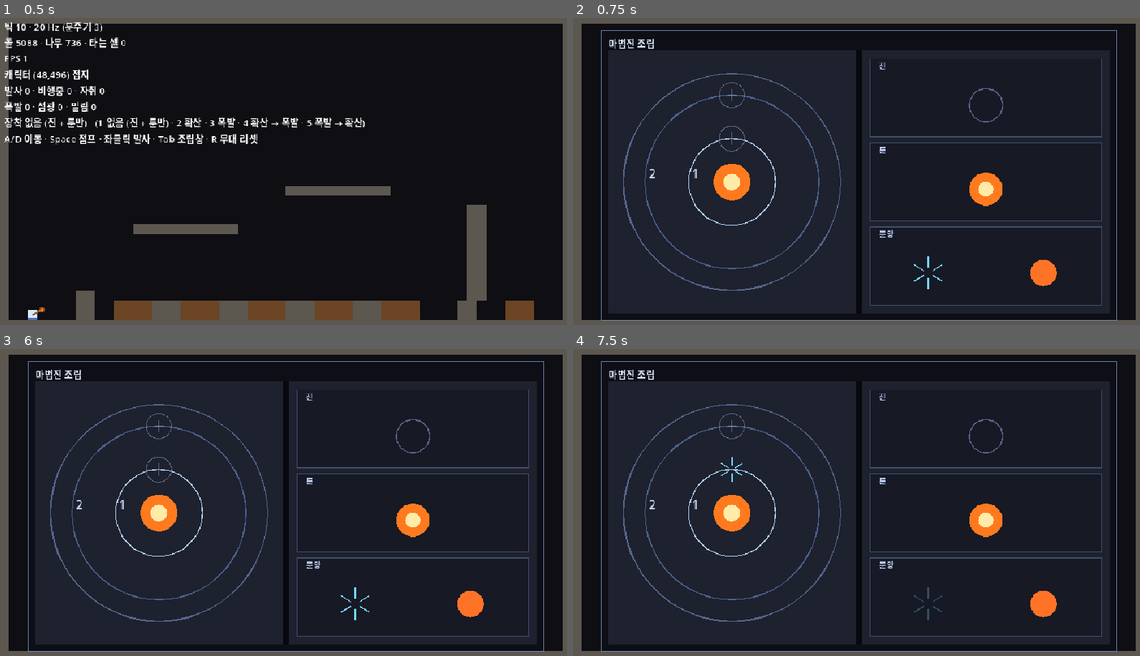
Above: before the commit, frames 1-4 (two rows, left to right).
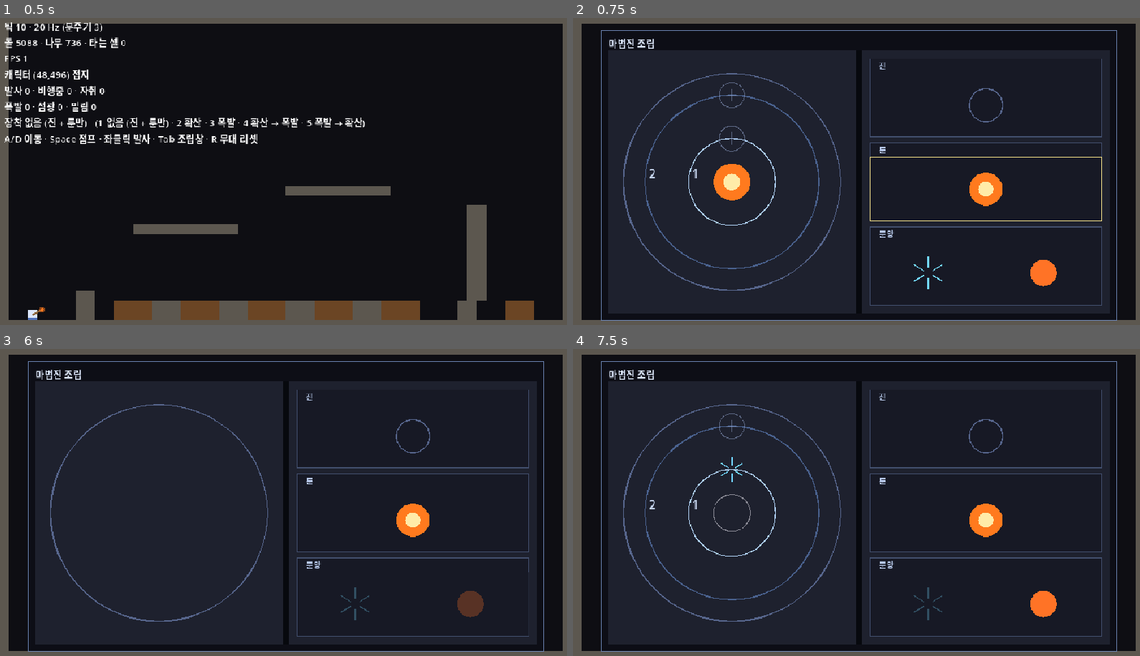
Above: after the commit, the same moments.

Repository: djgnfj-svg/tockbon
Game: Godot game, scene res://src/stage/stage.tscn
Two runs of this game, one before a commit and one after it. Both use one fixed random seed, a clock stepped at 60 frames per second and the inputs below.
Inputs (mouse positions are in pixels of both pictures, inside the frame that each line leads up to):
- Up to frame 1 (0.5 s): no input
- Up to frame 2 (0.75 s): tap Enter at 0.5 s; move the mouse to (986, 159) at 0.52 s; hold D (move_right) from 0.53 s (still down); hold Tab (toggle_assembly) from 0.53 s (still down); click (986, 159) at 0.67 s
- Up to frame 3 (6 s): tap Space (jump) at 0.77, 1.25, 2.75, 3.77, 4.25 s; release D (move_right) at 1.25 s; release Tab (toggle_assembly) at 1.25 s; drag from (283, 505) to (255, 570) at 1.27 s; tap Enter at 2, 3.5 s; move the mouse to (345, 434) at 2.02 s; hold D (move_right) 2.03-2.75 s; hold Ctrl 2.03-2.75 s; drag from (255, 570) to (113, 459) at 2.77 s; move the mouse to (459, 554) at 3.52 s; hold A (move_left) 3.53-4.25 s; tap Alt at 3.6 s; drag from (113, 459) to (198, 425) at 4.27 s; move the mouse to (311, 505) at 5.02 s; hold A (move_left) 5.03-5.75 s; tap Keypad Enter at 5.1 s; click (311, 505) at 5.17 s; drag from (198, 425) to (170, 523) at 5.77 s
- Up to frame 4 (7.5 s): move the mouse to (986, 490) at 6.52 s; hold D (move_right) 6.53-7.25 s; tap 2 at 6.6 s; tap Space (jump) at 6.77 s; drag from (743, 523) to (828, 570) at 7.27 s

Frame 1 is identical in both runs. In frame 2, 0.2% of the frame differs, in the area x 52-94%, y 45-67%; in frame 3, 1.6%, in the area x 12-94%, y 20-94%; in frame 4, 0.6%.

Commit message:
spell: 진·룬도 놓고 뺀다 (단계 5)
「그려지는데 안 눌린다」를 닫았다. 팔레트가 이미 「종류 × 항목」이라
목록은 한 줄도 안 늘었고 클릭 쪽만 열었다.

놓기·빼기 규칙이 _place_or_clear() 한 곳에 있다. 세 종류가 같은 길을
지난다 — 종류마다 적으면 「문양은 빼지는데 룬은 안 빠진다」가 된다.
슬롯은 층 → 룬 → 진 순으로 본다. 진 슬롯이 테두리 안 전체라 안쪽
것을 먼저 안 보면 다 먹는다.

frame_has_point() 는 진이 없어도 참이다. 아니면 진을 뺀 사용자가 갇힌다.

apply_preset(진, 룬, 문양) 으로 순서를 함수 안에 가뒀다. 시작 상태와
프리셋이 DEFAULT_CIRCLE·DEFAULT_RUNE 두 상수에서만 나온다.

🔴 그런데 그 순서 계약이 무방비였다. 문양 → 진으로 뒤집어도 프리셋
검사 스물이 전부 초록이었다 — 기존 검사가 전부 set_from_packed 만
부르고 apply_preset 을 한 번도 안 불렀고, 진이 그대로면 set_circle 이
no-op 이라 순서가 뒤집혀도 차이가 없다. 진을 뺀 상태에서 재야 드러난다.
그 검사가 「진을 뺀 사용자가 안 갇힌다」를 재는 자리이기도 하다.

빈 룬 경고(§3.5 셋째 장치)는 코드가 이미 있었고 이제 도달할 수 있다.
총구가 꺼질 때와 같은 회색이라 두 화면이 같은 말을 하고, 빈 층(+ 초대)
과는 뜻이 달라서 그림도 다르다.

DEFS ↔ ALL 집합 검사를 net_tables 에 셋 넣었다. DEFS 에 넣고 ALL 에
안 넣으면 순회에서 빠지는데 에러가 하나도 안 난다. 개수만 재면 못
잡는다 — 하나 빼고 하나 더하면 크기가 같다.

「다섯 곳」 주석을 「파일 둘」로 고쳤다. 줄 수를 파일 수 계약에 맞댄
것이 실수였다. 남길 하나는 그림이 다른 파일이라 제일 빠뜨리기 쉽다는
것이다 — 표만 늘리면 팔레트에 자리는 잡는데 아무것도 안 그려진다.

Co-Authored-By: Claude Opus 5 (1M context) <noreply@anthropic.com>
Claude-Session: https://claude.ai/code/session_01AMkXmt1W5qq92K4dVZ4xVs

Diff:
--- a/src/actor/spell_circle.gd
+++ b/src/actor/spell_circle.gd
@@ -41,6 +41,12 @@
 ## 🔴 그물이 **`ELEM_ALL` 안에 이 값이 없다**를 잰다 — 그 한 줄이 위 함정을 계약으로 못박는다.
 const RUNE_EMPTY := -1
 
+## 🔴🔴 **기본 지급**(GDD 「기본 지급 진: 동그라미, 2층」).
+##  **시작 상태와 프리셋이 이 둘에서만 나온다** — 두 곳에 적으면 갈라지고,
+##  그때 「새로 켜면 불인데 키 1을 누르면 다른 룬」 같은 것이 **에러 없이** 생긴다.
+const DEFAULT_CIRCLE := CircleDefs.CIRCLE_ROUND
+const DEFAULT_RUNE := Tuning.ELEM_FIRE
+
 var _circle_id := CircleDefs.CIRCLE_NONE
 ## 안쪽이 0번(= 1층)이다. `GLYPH_NONE` = 빈 층.
 var _layers: Array[int] = []
@@ -48,12 +54,12 @@
 var _runes: Array[int] = []
 
 
-func _init(circle_id: int = CircleDefs.CIRCLE_ROUND) -> void:
+func _init(circle_id: int = DEFAULT_CIRCLE) -> void:
 	set_circle(circle_id)
-	# 🔴 **시작 상태는 진·룬이 채워져 있다**(GDD 「기본 지급 진: 동그라미, 2층」).
-	#  ⚠ 빈 룬으로 켜지면 게임이 「못 쏘는」 상태로 시작하고, 그건 고장으로 읽힌다.
+	# 🔴 **시작 상태는 진·룬이 채워져 있다.** ⚠ 빈 룬으로 켜지면 게임이 「못 쏘는」 상태로
+	#  시작하고, 그건 고장으로 읽힌다.
 	for slot in _runes.size():
-		set_rune(slot, Tuning.ELEM_FIRE)
+		set_rune(slot, DEFAULT_RUNE)
 
 
 func circle_id() -> int:
@@ -235,6 +241,29 @@
 	return Glyph.pack(glyph_list())
 
 
+## 🔴🔴 **프리셋 — 진·룬·문양을 한 번에 놓는다. 순서가 이 함수 안에 갇힌다.**
+##
+## ```
+## 진 → 룬 → 문양      ← 🔴 이 순서여야 한다
+## ```
+##
+## ⚠ **뒤집으면 문양을 채운 뒤 진이 그걸 비운다**(`set_circle`이 층을 전부 비운다).
+##  **에러가 하나도 안 난다** — 키를 눌렀는데 문양이 없는 마법진이 된다.
+## 🔴 그래서 호출부가 순서를 아는 대신 **여기 한 곳에 가둔다.** 호출부마다 세 줄을 적게 두면
+##  그중 하나가 반드시 틀린다.
+##
+## ⚠ **디버그 키가 진·룬까지 놓는 이유**: 진을 뺀 사용자가 **갇히지 않게** 하려고다.
+##  프리셋이 문양만 놓으면 진이 없을 때 키 다섯이 전부 죽고 빠져나올 길이 조립창뿐이다.
+##  ⇒ 진까지 놓으면 **키 1이 곧 조립 리셋**이 된다.
+## ⚠ 룬을 **모든 자리에 같은 것으로** 채운다 — 룬이 1종이라 지금은 뜻이 하나다.
+##  🔴 룬이 여러 종이 되는 날 프리셋이 룬 **목록**을 받아야 한다.
+func apply_preset(circle_id: int, rune_id: int, packed: int) -> bool:
+	set_circle(circle_id)
+	for slot in _runes.size():
+		set_rune(slot, rune_id)
+	return set_from_packed(packed)
+
+
 ## 🔴🔴 **디버그 키가 들어오는 문이다.** 앞 층부터 조밀하게 채운다 —
 ##  키 3(폭발 하나)이면 1층 폭발 · 2층 빈칸이다. 🔴 왕복이 계약이다:
 ##  `set_from_packed(g)` 뒤 `packed_glyphs() == g`.
--- a/src/stage/stage.gd
+++ b/src/stage/stage.gd
@@ -221,7 +221,14 @@
 		return
 	var list: Array[int] = []
 	list.assign(LOADOUTS[n])
-	_circle.set_from_packed(Glyph.pack(list))
+	# 🔴🔴 **프리셋이 진·룬까지 놓는다.** 문양만 놓으면 진을 뺀 사용자가 **갇힌다** —
+	#  키 다섯이 전부 죽고 빠져나올 길이 조립창 하나뿐이다.
+	#  ⇒ 진까지 놓으므로 **키 1이 곧 조립 리셋**이다.
+	# ⚠ 순서(진 → 룬 → 문양)는 `apply_preset` **안에** 갇혀 있다. 여기서 세 줄로 풀면
+	#  뒤집는 날 문양이 조용히 사라진다.
+	# 🔴 표(`LOADOUTS`)를 안 넓혔다 — 진·룬은 **기본 지급 상수 둘**에서 나온다.
+	_circle.apply_preset(
+		SpellCircle.DEFAULT_CIRCLE, SpellCircle.DEFAULT_RUNE, Glyph.pack(list))
 
 
 func _enqueue(cmd: Dictionary) -> void:
--- a/src/view/circle_layout.gd
+++ b/src/view/circle_layout.gd
@@ -44,6 +44,13 @@
 ## 진 테두리. 진이 없어도 **자리는 있다** — 그게 「빈 슬롯」이다.
 static func frame(area: Rect2) -> Dictionary:
 	return {"center": _center(area), "radius": _radius(area)}
+
+
+## 진 슬롯을 눌렀나. 🔴 **테두리 안 전체가 진의 자리다** — 층·룬 자리를 뺀 나머지고,
+##  그 우선순위는 호출부가 정한다(안쪽 것을 먼저 본다).
+## ⚠ **진이 없어도 참이다.** 그래야 진을 뺀 사용자가 다시 놓을 수 있다 — 아니면 **갇힌다.**
+static func frame_has_point(area: Rect2, p: Vector2) -> bool:
+	return p.distance_to(_center(area)) <= _radius(area)
 
 
 # ─── 룬 축 ────────────────────────────────────────────────────────
--- a/src/view/circle_window.gd
+++ b/src/view/circle_window.gd
@@ -31,16 +31,19 @@
 const Palette := preload("res://src/view/palette_layout.gd")
 const Glyph := preload("res://src/sim/glyph_defs.gd")
 const SpellCircle := preload("res://src/actor/spell_circle.gd")
+## 🔴 진을 **빼는** 값이 여기서 온다 — 창이 `0`을 박으면 예약값이 두 곳이 된다.
+const CircleDefs := preload("res://src/sim/circle_defs.gd")
 
 ## 🔴🔴 **사본이 아니라 참조다** — 총구와 **같은 것**을 읽는다(계획 §1의 단일 소스).
 ##  디버그 키 4↔5를 누르면 그림이 뒤집히는 것이 그 증거고, 사본을 두면 그 증거가 사라진다.
 ## ⚠ **읽기만 한다.** 이 단계는 **클릭으로 못 놓는다**(단계 4).
 var _circle: SpellCircle = null
 
-## 지금 고른 팔레트 항목. `GLYPH_NONE`이면 아무것도 안 골랐다.
-## ⚠ **문양만 고른다** — 진·룬을 놓고 빼는 것은 단계 5다. 그래서 종류를 안 들고 문양 id만 든다.
-##  🔴 종류가 늘면 여기가 `{kind, item}` 이 된다. 그때 이 한 줄이 바뀐다.
-var _picked := Glyph.GLYPH_NONE
+## 지금 고른 팔레트 항목. `_picked_kind < 0`이면 아무것도 안 골랐다.
+## 🔴 **종류까지 든다** — 진·룬·문양 셋이 다 골라지므로 항목 id만으로는 무엇인지 모른다.
+##  ⚠ 딕셔너리가 아니라 정수 둘인 이유: 키 오타가 원리적으로 없고 할당도 없다.
+var _picked_kind := -1
+var _picked_item := -1
 
 
 func setup(circle: SpellCircle) -> void:
@@ -68,8 +71,8 @@
 func toggle() -> void:
 	visible = not visible
 	# ⚠ 닫을 때 고른 것을 놓는다 — 안 놓으면 다시 열었을 때 **아무도 안 고른 줄 아는데**
-	#  다음 슬롯 클릭이 옛 문양을 놓는다.
-	_picked = Glyph.GLYPH_NONE
+	#  다음 슬롯 클릭이 옛 항목을 놓는다.
+	_clear_pick()
 
 
 # ══════════════════════════════════════════════════════════════════
@@ -106,47 +109,80 @@
 
 
 ## 팔레트에서 고른다. 같은 것을 다시 누르면 고르기를 놓는다.
-## ⚠ **문양만이다** — 진·룬 칸은 그려지지만 아직 안 골라진다(단계 5).
 func _click_palette(pal: Rect2, local: Vector2) -> void:
 	var hit := Palette.item_at(pal.size, local)
 	if hit.is_empty():
 		return
-	if int(hit["kind"]) != Palette.KIND_GLYPH:
-		return
-	var id := int(hit["item"])
+	var kind := int(hit["kind"])
+	var item := int(hit["item"])
 	# 🔴🔴 **못 놓는 것은 애초에 안 골라진다.** 골라지고 나서 슬롯이 안 받으면
 	#  「눌렀는데 아무 일도 안 난다」가 되고 그게 고장으로 읽힌다(기획).
-	if not _can_pick(id):
-		return
-	_picked = Glyph.GLYPH_NONE if _picked == id else id
+	if not _can_pick(kind, item):
+		return
+	if _picked_kind == kind and _picked_item == item:
+		_clear_pick()
+		return
+	_picked_kind = kind
+	_picked_item = item
 
 
 ## 슬롯을 누른다. 🔴 고른 게 있으면 **놓고**, 없으면 **뺀다**(계획 §9-1).
-## ⚠ 규칙이 하나여야 한다 — 종류마다 다르면 배울 게 셋이 된다.
+##
+## 🔴🔴 **세 종류가 같은 규칙이다.** 종류마다 다르면 배울 게 셋이 된다.
+## ⚠ **안쪽부터 본다** — 진 슬롯은 테두리 안 전체라 층·룬 자리를 먼저 안 보면 그것들을 다 먹는다.
 func _click_circle(page: Rect2, local: Vector2) -> void:
 	var area := Layout.circle_area(page.size)
-	var layer := Layout.layer_at(_circle.circle_id(), area, local)
-	if layer < 0:
-		return
-	if _picked == Glyph.GLYPH_NONE:
-		_circle.place_glyph(layer, Glyph.GLYPH_NONE)
-		return
-	# ⚠ `place_glyph`가 false면 **조용히** 아무 일도 안 한다 — 정상 조작이라 짖으면 안 된다.
-	#  🔴 여기 오기 전에 팔레트가 이미 막았으므로 실패는 원리적으로 드물다.
-	if _circle.place_glyph(layer, _picked):
-		# 고르고 → 놓는다가 한 동작이다. 놓았으면 손을 비운다.
-		_picked = Glyph.GLYPH_NONE
-
-
-## 이 문양을 지금 고를 수 있나 — 🔴 **빈 층 중에 받아 줄 곳이 하나라도 있나.**
-##
-## ⚠ 제약은 `glyph_defs.DEFS`에 있고 여기서 **다시 안 적는다** — `can_place_glyph`를 부른다.
-##  적으면 규칙이 두 벌이 되고, `net_circle`의 양방향 일치가 재던 것이 무의미해진다.
+	var id := _circle.circle_id()
+
+	var layer := Layout.layer_at(id, area, local)
+	if layer >= 0:
+		_place_or_clear(Palette.KIND_GLYPH, func(v: int) -> void:
+			_circle.place_glyph(layer, v), Glyph.GLYPH_NONE)
+		return
+
+	var slot := Layout.rune_slot_at(id, area, local)
+	if slot >= 0:
+		_place_or_clear(Palette.KIND_RUNE, func(v: int) -> void:
+			_circle.set_rune(slot, v), SpellCircle.RUNE_EMPTY)
+		return
+
+	if Layout.frame_has_point(area, local):
+		_place_or_clear(Palette.KIND_CIRCLE, func(v: int) -> void:
+			_circle.set_circle(v), CircleDefs.CIRCLE_NONE)
+
+
+## 🔴 **놓기와 빼기의 규칙이 여기 한 곳에 있다.** 종류마다 적으면 세 벌이 되고,
+##  그중 하나만 고치는 날 「문양은 빼지는데 룬은 안 빠진다」가 된다.
+##  ⚠ 고른 것이 **다른 종류**면 아무 일도 안 한다 — 룬을 골라 층에 놓는 것은 뜻이 없다.
+func _place_or_clear(kind: int, put: Callable, empty: int) -> void:
+	if _picked_kind < 0:
+		put.call(empty)
+		return
+	if _picked_kind != kind:
+		return
+	put.call(_picked_item)
+	# 고르고 → 놓는다가 한 동작이다. 놓았으면 손을 비운다.
+	_clear_pick()
+
+
+func _clear_pick() -> void:
+	_picked_kind = -1
+	_picked_item = -1
+
+
+## 이 항목을 지금 고를 수 있나.
+##
+## 🔴 **제약이 있는 것은 문양뿐이다** — 빈 층 중에 받아 줄 곳이 하나라도 있나.
+##  ⚠ 제약은 `glyph_defs.DEFS`에 있고 여기서 **다시 안 적는다**(`can_place_glyph`를 부른다).
+##   적으면 규칙이 두 벌이 되고 `net_circle`의 양방향 일치가 재던 것이 무의미해진다.
 ## ⚠ **빈 층만 본다.** 확산이 1층에 있을 때 1층에 덮어쓰는 것은 규칙상 되지만, 그걸 허용하면
 ##  「확산이 있는데 확산이 눌린다」로 보인다. ⇒ 옮기려면 먼저 빼는 것이 한 규칙이다.
-func _can_pick(glyph_id: int) -> bool:
+## ⚠ 진·룬에는 제약이 없다 — 늘 고를 수 있다(계획 §2의 「놓는 규칙은 종류마다 다르다」).
+func _can_pick(kind: int, item_id: int) -> bool:
+	if kind != Palette.KIND_GLYPH:
+		return true
 	for i in _circle.layer_count():
-		if _circle.glyph_at(i) == Glyph.GLYPH_NONE and _circle.can_place_glyph(i, glyph_id):
+		if _circle.glyph_at(i) == Glyph.GLYPH_NONE and _circle.can_place_glyph(i, item_id):
 			return true
 	return false
 
@@ -245,8 +281,10 @@
 	for i in slots.size():
 		var rune_id := _circle.rune_at(i)
 		if rune_id == SpellCircle.RUNE_EMPTY:
-			# ⚠ 룬의 빈 자리는 **「못 쏜다」**(경고)지 「놓을 수 있다」(초대)가 아니다 —
-			#  층의 빈 자리와 **뜻이 달라서** 그림도 다르다(`fx_tuning.SLOT_EMPTY` 주석).
+			# 🔴🔴 **「못 쏜다」를 말하는 셋째 장치다**(§3.5 — 총구·HUD는 단계 1에 이미 섰다).
+			#  ⚠ 룬의 빈 자리는 **경고**지 「놓을 수 있다」(초대)가 아니다 —
+			#   층의 빈 자리(`+`)와 **뜻이 달라서 그림도 다르다.**
+			#   🔴 총구가 꺼질 때와 **같은 회색**이라 두 화면이 같은 말을 한다.
 			draw_circle(slots[i], r, Fx.MUZZLE_DEAD, false, Fx.MUZZLE_DEAD_WIDTH_PX)
 			continue
 		_draw_rune_symbol(slots[i], r, rune_id)
@@ -397,18 +435,15 @@
 		push_error("CircleWindow: 슬롯 종류 %d에 항목 그림이 없다" % kind)
 		return
 
-	# ⚠ 문양만 상태가 있다 — 진·룬은 아직 안 골라지므로 「막혔다」·「골랐다」로 보이면 거짓말이다(단계 5).
-	if kind != Palette.KIND_GLYPH:
-		return
-
 	# 🔴🔴 **못 놓는 것은 흐리다** — 확산이 이미 있으면 두 번째 확산이 **애초에 안 눌린다**(기획).
 	#  ⚠ 눌리는데 아무 일도 안 나면 그게 고장으로 읽힌다. 한 칸 앞에서 막는 게 요점이다.
 	#  ⚠ **`modulate`를 쓰면 안 된다** — 노드 전체에 걸리고 다음 프레임까지 남는다.
 	#   ⇒ 그 칸에만 **가림막**을 덮는다.
-	if not _can_pick(item_id):
+	# 🔴 세 종류가 같은 길을 지난다 — 제약이 문양에만 있는 것은 `_can_pick`이 안다.
+	if not _can_pick(kind, item_id):
 		draw_rect(slot, Color(Fx.PALETTE_SECTION_BG, Fx.PALETTE_BLOCKED_VEIL_A), true)
 		return
 	# 🔴 고른 것에 테두리. **연출이 아니라 동작의 절반이다** —
 	#  무엇을 골랐는지 안 보이면 「고르고 → 놓는다」의 앞 절반이 화면에 없다.
-	if _picked == item_id:
+	if _picked_kind == kind and _picked_item == item_id:
 		draw_rect(slot, Fx.PALETTE_PICK, false, Fx.PALETTE_PICK_PX)
--- a/src/view/palette_layout.gd
+++ b/src/view/palette_layout.gd
@@ -34,21 +34,21 @@
 const KIND_RUNE := 1
 const KIND_GLYPH := 2
 
-## 🔴🔴 **종류 하나 추가 = 다섯 곳이다.** ⚠ 처음에 「세 곳」이라고 적었는데 **틀렸다** —
-##  세어 보니 다섯이고, 그중 하나는 **다른 파일**이라 제일 빠뜨리기 쉽다:
+## 🔴🔴 **슬롯 종류 하나 추가 = 파일 둘이다.**
 ##
 ## ```
-## 1. const KIND_X                                  (여기)
-## 2. KIND_DEFS 한 줄                               (여기)
-## 3. KINDS 한 줄                                   (여기)
-## 4. items_of 한 갈래                              (여기)
-## 5. circle_window._draw_palette_item 한 갈래      ← 🔴 **다른 파일이다**
+## palette_layout.gd   const KIND_X · KIND_DEFS · KINDS · items_of 갈래   (표와 좌표)
+## circle_window.gd    _draw_palette_item 갈래                            (그림)
 ## ```
 ##
-## 🔴 다섯이 **넷을 넘었다** — 이 리포는 「새 종류를 추가할 때 네 군데를 고쳐야 하면 설계가 틀린 것」이라고
-##  적어 뒀다. ⚠ 지금 넘기는 것은 5번이 **그림**이고 그림은 종류마다 다를 수밖에 없어서다
-##  (룬은 구슬 · 진은 테두리 · 문양은 kind별 모양). 그래도 **셀 수 있게 적어 두는 것**이
-##  다음 사람이 5번을 빠뜨리지 않는 유일한 장치다.
+## ⚠ **「넷을 넘었다」고 적었던 적이 있는데 단위가 틀린 셈이었다** — 이 리포의 「네 군데면 설계가
+##  틀린 것」은 **파일 수 계약**인데 나는 줄·갈래를 세어 맞댔다. 파일 둘은 위반이 아니다.
+##
+## 🔴 **그래도 남길 하나: 그림이 다른 파일이라 제일 빠뜨리기 쉽다.** 표만 늘리면 그 종류가
+##  **팔레트에 자리는 잡는데 아무것도 안 그려진다** — 빈 칸으로 보이고 에러는 안 난다.
+##
+## ⚠ 이 셈은 **문양 추가와 다른 축이다.** 문양을 늘려도 위 갈래는 안 바뀐다 —
+##  문양은 전부 `KIND_GLYPH` 한 갈래로 들어가고 그 안에서 `glyph_defs`의 `kind`가 모양을 정한다.
 ## ⚠ 이름이 여기 있는 이유: **한 개념에 딸린 것은 한 곳에 둔다**(CLAUDE.md).
 ##  종류 목록과 이름 목록을 따로 만들면 둘을 손으로 맞춰야 하고, 반드시 어긋난다.
 const KIND_DEFS: Dictionary = {
--- a/tests/nets/net_circle.gd
+++ b/tests/nets/net_circle.gd
@@ -80,6 +80,7 @@
 	_cap_blocks_before_placing(t)
 	_both_ways_agree(t)
 	_presets_still_work(t)
+	_preset_restores_everything(t)
 
 
 # ══════════════════════════════════════════════════════════════════
@@ -1064,6 +1065,46 @@
 	# 🔴 시작 상태의 룬이 불이다. 여기가 바뀌면 발사의 룬이 조용히 바뀐다.
 	t.eq(SpellCircle.new().element(), Tuning.ELEM_FIRE, "새 진의 룬 자리에 불이 들어 있다")
 
+	# 🔴🔴 **시작 상태와 프리셋이 같은 두 상수에서 나온다**(계획 §8). 두 곳에 적으면
+	#  「새로 켜면 불인데 키 1을 누르면 다른 룬」이 **에러 없이** 생긴다.
+	t.eq(SpellCircle.new().circle_id(), SpellCircle.DEFAULT_CIRCLE, "시작 진이 기본 지급이다")
+	t.eq(SpellCircle.new().rune_at(0), SpellCircle.DEFAULT_RUNE, "시작 룬이 기본 지급이다")
+	# ⚠ 껍데기가 프리셋을 **한 함수로** 넣나 — 세 줄로 풀면 순서를 거기서 다시 정하게 된다.
+	t.ok(_read("res://src/stage/stage.gd").contains("apply_preset("),
+		"디버그 키가 `apply_preset()` 으로 들어간다")
+
+
+## 🔴🔴 **프리셋의 순서 계약 — 진 → 룬 → 문양.**
+##
+## ⚠ **진이 그대로면 순서가 뒤집혀도 안 보인다**(`set_circle`이 같은 진에 no-op이라 층을 안 비운다).
+##  ⇒ **진을 뺀 상태에서 재야** 드러난다. 실측으로 그랬다 — 순서를 뒤집어 놓고 그물을 돌렸더니
+##   프리셋 검사 스물이 전부 초록이었다(전부 `set_from_packed`만 부르고 있었다).
+##
+## 🔴 그리고 이게 **「진을 뺀 사용자가 갇히지 않는다」**를 재는 자리이기도 하다 —
+##  프리셋이 진까지 놓으므로 **키 1이 곧 조립 리셋**이다.
+func _preset_restores_everything(t) -> void:
+	var c := SpellCircle.new()
+	c.set_circle(CircleDefs.CIRCLE_NONE)
+	t.eq(c.layer_count(), 0, "진을 빼면 층이 0이다")
+	t.ok(not c.can_fire(), "진을 빼면 못 쏜다")
+
+	var two: Array[int] = [Glyph.GLYPH_SPREAD, Glyph.GLYPH_BLAST]
+	t.ok(c.apply_preset(SpellCircle.DEFAULT_CIRCLE, SpellCircle.DEFAULT_RUNE,
+		Glyph.pack(two)), "진이 없는 상태에서도 프리셋이 들어간다")
+	t.eq(c.circle_id(), SpellCircle.DEFAULT_CIRCLE, "프리셋이 진을 되돌린다")
+	t.eq(c.rune_at(0), SpellCircle.DEFAULT_RUNE, "프리셋이 룬을 되돌린다")
+	# 🔴 **순서가 뒤집히면 여기가 빈다** — 문양을 먼저 넣으면 층이 0이라 못 들어가고,
+	#  그 뒤에 진이 놓여도 문양은 이미 버려졌다.
+	t.eq(c.glyph_list(), two, "프리셋이 문양까지 놓는다 (순서가 진 → 룬 → 문양이다)")
+	t.ok(c.can_fire(), "프리셋 뒤에 쏠 수 있다 (키 1이 곧 조립 리셋이다)")
+
+	# 룬만 빠진 상태에서도 되돌린다.
+	c.set_rune(0, SpellCircle.RUNE_EMPTY)
+	t.ok(not c.can_fire(), "룬을 빼면 못 쏜다")
+	c.apply_preset(SpellCircle.DEFAULT_CIRCLE, SpellCircle.DEFAULT_RUNE, Glyph.GLYPH_NONE)
+	t.ok(c.can_fire(), "프리셋이 빈 룬을 되돌린다")
+	t.eq(c.glyph_list(), [] as Array[int], "빈 프리셋은 문양을 비운다")
+
 
 # ══════════════════════════════════════════════════════════════════
 #  도구
--- a/tests/nets/net_tables.gd
+++ b/tests/nets/net_tables.gd
@@ -8,6 +8,7 @@
 const Mat := preload("res://src/sim/cell_materials.gd")
 const Tuning := preload("res://src/sim/sim_tuning.gd")
 const Glyph := preload("res://src/sim/glyph_defs.gd")
+const CircleDefs := preload("res://src/sim/circle_defs.gd")
 const Stage := preload("res://src/stage/stage.gd")
 const CellRenderer := preload("res://src/view/cell_renderer.gd")
 const Fx := preload("res://src/view/fx_tuning.gd")
@@ -27,9 +28,40 @@
 	_grid_constants(t)
 	_materials(t)
 	_glyphs(t)
+	_defs_and_all_agree(t)
 	_gen_tables(t)
 	_stage_map(t)
 	_wood_clumps(t)
+
+
+## 🔴🔴 **`DEFS`에 넣고 `ALL`에 안 넣으면 순회에서 빠진다.**
+##  팔레트에 안 뜨고 · 그물의 `ALL` 순회에도 안 걸리고 · **에러가 하나도 안 난다.**
+##  ⚠ 반대(`ALL`에 있는데 `DEFS`에 없다)는 표를 읽는 쪽이 죽는다.
+##
+## 🔴 이 리포는 「순회는 반드시 명시 리스트로만」을 세 곳에서 지킨다 — 그 규율의 **대가**가
+##  정확히 이 구멍이다. ⚠ **개수만 재면 못 잡는다**(하나 빼고 하나 더하면 크기가 같다) —
+##  ⇒ **집합으로 맞댄다.** 이건 「부르나만 보는 검사」가 아니라 **거동을 직접 가른다.**
+##
+## ⚠ 표를 늘리면 저절로 같이 는다 — 진이 1종이어도 지금 작동한다.
+func _defs_and_all_agree(t) -> void:
+	# [이름, DEFS, ALL]
+	var pairs: Array[Array] = [
+		["glyph_defs", Glyph.DEFS, Glyph.ALL],
+		["circle_defs", CircleDefs.DEFS, CircleDefs.ALL],
+		["sim_tuning(룬)", Tuning.ELEM_DEFS, Tuning.ELEM_ALL],
+	]
+	# ⚠ 목록이 비면 아래가 한 번도 안 돌고 **초록이 된다.**
+	t.ok(pairs.size() > 0, "표와 목록 짝이 %d개다" % pairs.size())
+	for p: Array in pairs:
+		var nm: String = p[0]
+		var defs: Dictionary = p[1]
+		var all: Array = p[2]
+		t.ok(all.size() > 0, "%s 의 ALL이 비어 있지 않다 (%d개)" % [nm, all.size()])
+		# 🔴 **집합 비교다.** 정렬해 맞대면 순서 차이에 거짓 양성이 나고, 크기만 재면 못 잡는다.
+		for id: int in all:
+			t.ok(defs.has(id), "%s: ALL의 %d가 DEFS에 있다" % [nm, id])
+		for id: int in defs.keys():
+			t.ok(all.has(id), "%s: DEFS의 %d가 ALL에 있다 (순회에서 안 빠진다)" % [nm, id])
 
 
 ## 🔴🔴 **나무가 한 덩어리면 어디에 불이 붙든 결국 전부 탄다.**
